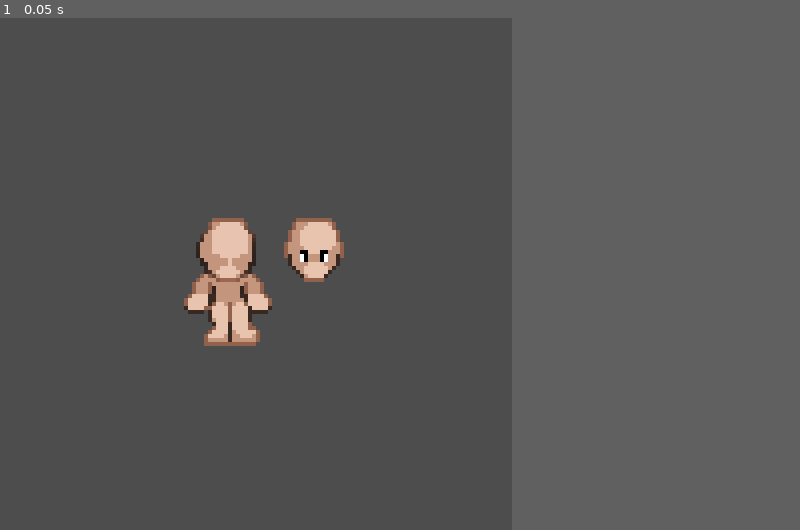
Above: before the commit, frame 1.
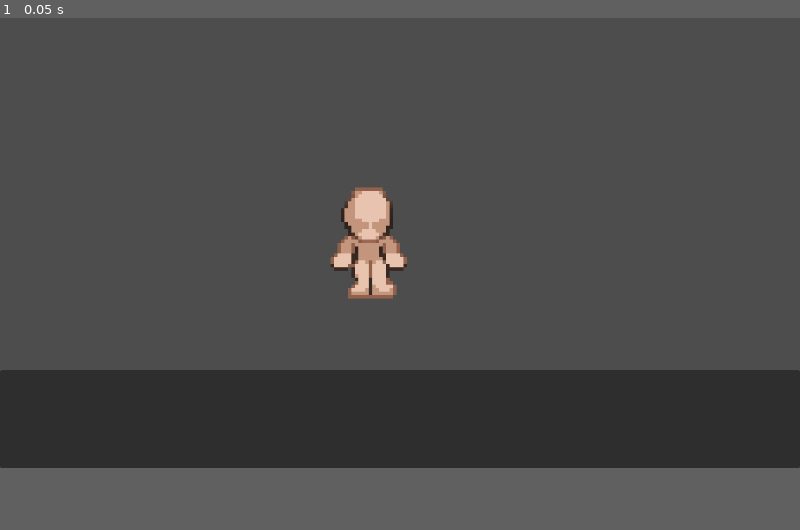
Above: after the commit, the same moment.

Repository: p1petto/CharacterMakerNew
Game: Godot game, scene res://Scenes/maker.tscn
The game is run twice, just before and just after one commit, with the same random seed, the same clock (stepped at 60 frames per second) and the same inputs.
Inputs:
- Up to frame 1 (0.05 s): no input
In our replay, the window is 512x512 before the commit and 800x450 after it. These sizes can differ from the game's own. Grey fills any space a smaller window leaves; there, only what the larger window draws over its background counts as a difference.

The runs differ from the first frame. In frame 1, 23% of the frame differs, in the area x 0-100%, y 33-88%.

Commit message:
заготовка под интерфейс

Diff:
--- a/Scenes/dynamic_part.tscn
+++ b/Scenes/dynamic_part.tscn
@@ -44,6 +44,7 @@
 color = Color(0.909804, 0.768627, 0.686275, 1)
 
 [node name="Idle-sheet" type="Sprite2D" parent="."]
+visible = false
 texture_filter = 1
 position = Vector2(29, 19)
 texture = ExtResource("3_vgywu")
--- a/Scenes/maker.tscn
+++ b/Scenes/maker.tscn
@@ -1,19 +1,37 @@
-[gd_scene load_steps=3 format=3 uid="uid://bm1ycyeyegmyw"]
+[gd_scene load_steps=4 format=3 uid="uid://bm1ycyeyegmyw"]
 
 [ext_resource type="PackedScene" uid="uid://bmajra62ohwsu" path="res://Scenes/character.tscn" id="1_12d3f"]
 [ext_resource type="Script" path="res://Scripts/maker.gd" id="1_wror2"]
 
+[sub_resource type="ViewportTexture" id="ViewportTexture_1urqw"]
+viewport_path = NodePath("SubViewportContainer/SubViewport")
+
 [node name="Maker" type="Node2D"]
+texture_filter = 1
 script = ExtResource("1_wror2")
+
+[node name="UI" type="CanvasLayer" parent="."]
+
+[node name="Catalog" type="TabContainer" parent="UI"]
+anchors_preset = 12
+anchor_top = 1.0
+anchor_right = 1.0
+anchor_bottom = 1.0
+offset_top = -141.0
+grow_horizontal = 2
+grow_vertical = 0
 
 [node name="SubViewportContainer" type="SubViewportContainer" parent="."]
 texture_filter = 1
-offset_left = 34.0
-offset_top = 34.0
-offset_right = 98.0
-offset_bottom = 98.0
+offset_left = -829.0
+offset_top = 8.0
+offset_right = -765.0
+offset_bottom = 72.0
 size_flags_horizontal = 6
 size_flags_vertical = 6
+
+[node name="ColorRect" type="ColorRect" parent="SubViewportContainer"]
+layout_mode = 2
 
 [node name="SubViewport" type="SubViewport" parent="SubViewportContainer"]
 transparent_bg = true
@@ -23,3 +41,18 @@
 
 [node name="Character" parent="SubViewportContainer/SubViewport" instance=ExtResource("1_12d3f")]
 position = Vector2(16, 16)
+
+[node name="Camera2D" type="Camera2D" parent="."]
+position = Vector2(579, -322)
+
+[node name="CharacterShow" type="TextureRect" parent="Camera2D"]
+anchors_preset = 15
+anchor_right = 1.0
+anchor_bottom = 1.0
+grow_horizontal = 2
+grow_vertical = 2
+scale = Vector2(5, 5)
+pivot_offset = Vector2(32, 32)
+size_flags_horizontal = 4
+size_flags_vertical = 4
+texture = SubResource("ViewportTexture_1urqw")
--- a/Scripts/maker.gd
+++ b/Scripts/maker.gd
@@ -1,12 +1,16 @@
 extends Node2D
 
 @onready var subviewport = $SubViewportContainer/SubViewport
+@onready var character_show = $Camera2D/CharacterShow
+#@onready var UI = $Camera2D/UI
+@onready var camera = $Camera2D
 
 # Called when the node enters the scene tree for the first time.
 func _ready() -> void:
-	pass # Replace with function body.
-
-
+	#UI.size = get_viewport_rect().size
+	#UI.global_position.x = camera.global_position.x - (get_viewport_rect().size.x / 2)
+	#UI.global_position.y = camera.global_position.y + get_viewport_rect().size.y - UI.size.y
+	pass
 # Called every frame. 'delta' is the elapsed time since the previous frame.
 func _process(delta: float) -> void:
 	pass
--- a/project.godot
+++ b/project.godot
@@ -17,13 +17,13 @@
 
 [display]
 
-window/size/viewport_width=128
-window/size/viewport_height=128
 window/size/mode=2
+window/size/initial_position_type=2
 window/stretch/mode="viewport"
 window/stretch/aspect="expand"
 
 [rendering]
 
+textures/canvas_textures/default_texture_filter=0
 renderer/rendering_method="gl_compatibility"
 renderer/rendering_method.mobile="gl_compatibility"
Binary file changed: screenshot.png
